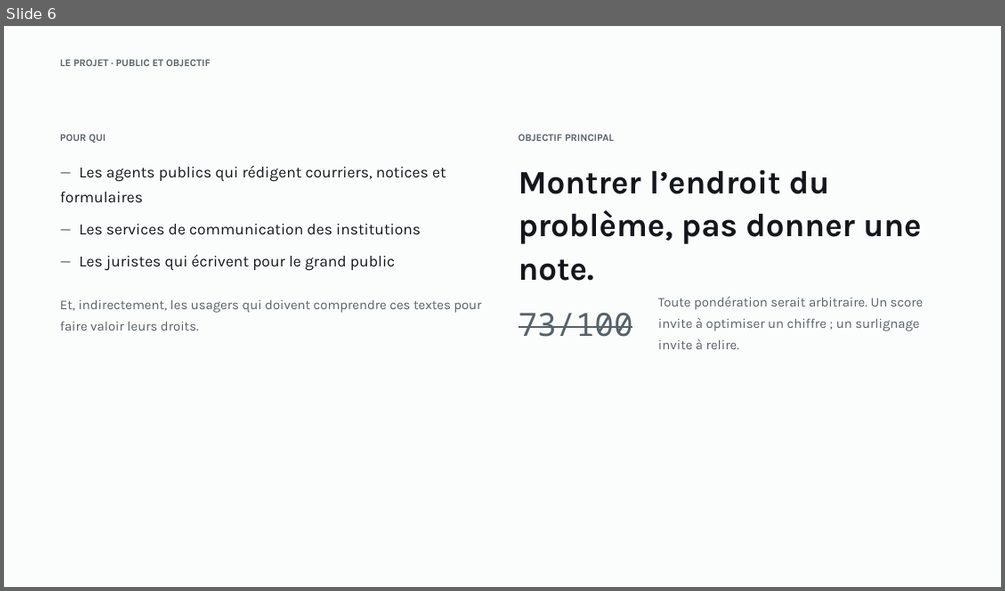
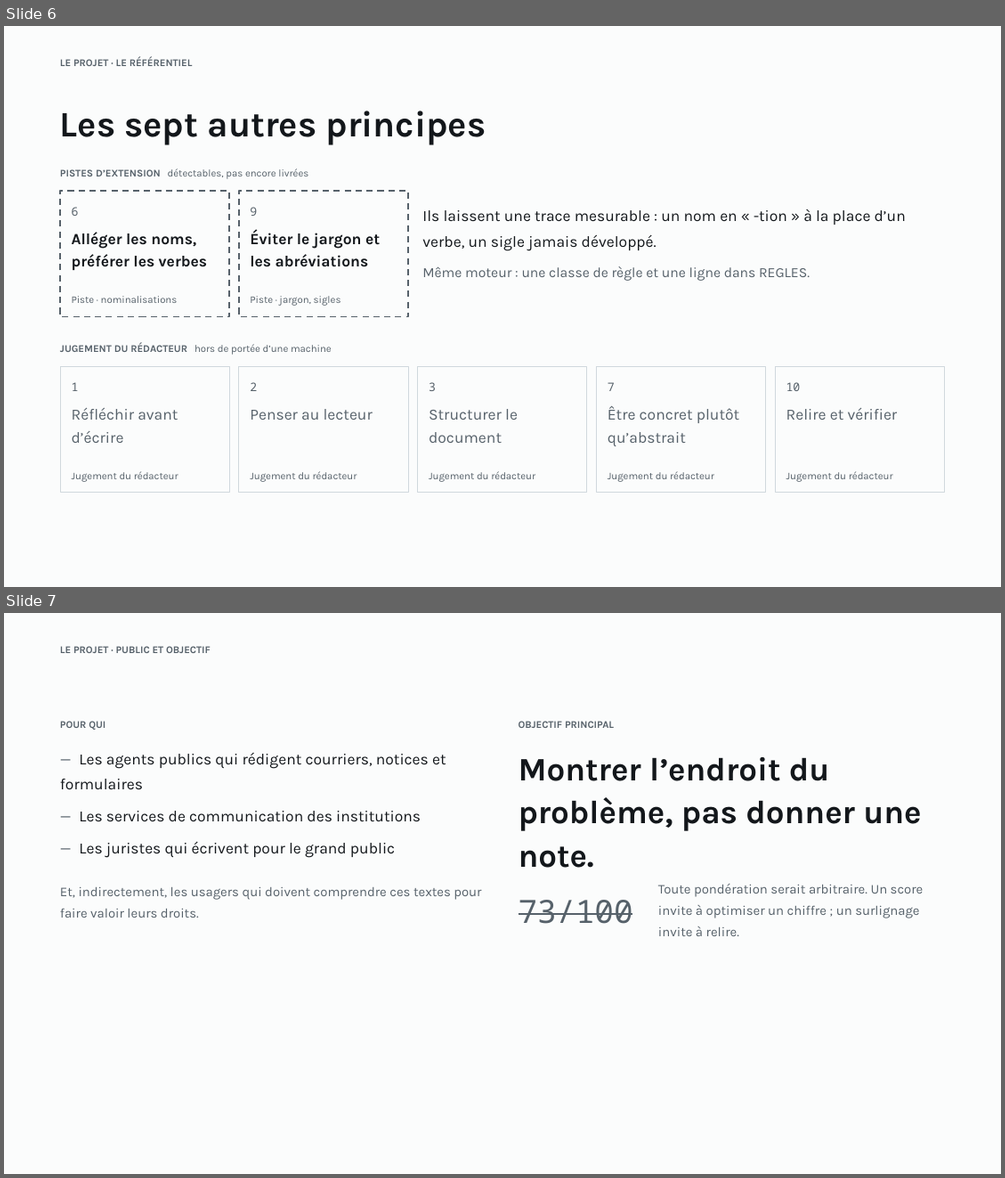
Before and after one commit to lhubeaux/final_project, a slide deck: docs/soutenance.pptx. Shown one above the other, each under a label of ours: slide 6 before the commit, slides 6 and 7 after it. The pictures are 1005x591 and 1005x1178 pixels, drawn with LibreOffice and Linux fonts; fonts in the diff are those of the drawing. Boxes give left, top, right and bottom in pixels: in the first picture for what was removed or moved away, otherwise in the second. Text is boxed around its words. In the diff, an @@ line names an element or a change of style, - is before the commit and + after.

```diff
--- a/docs/soutenance.pptx
+++ b/docs/soutenance.pptx
@@ slide 6 added at <box>4,26,1001,587</box>, background #FBFCFC @@
@@ text added at <box>60,57,193,66</box>, 9.8 pt, text #56616A, bold @@
+LE PROJET · LE RÉFÉRENTIEL
@@ text added at <box>60,111,485,145</box>, 34.5 pt, text #13171B, bold @@
+Les sept autres principes
@@ text added at <box>60,168,308,179</box>, 9.8 pt, text #56616A @@
+PISTES D’EXTENSION détectables, pas encore livrées
@@ rectangle added at <box>60,191,230,317</box>, outline #56616A 1.5 pt dashed @@
@@ text added at <box>72,207,207,270</box>, 15 pt, text #13171B, bold @@
+6
+Alléger les noms, préférer les verbes
@@ rectangle added at <box>239,191,409,317</box>, outline #56616A 1.5 pt dashed @@
@@ text added at <box>250,207,380,267</box>, 15 pt, text #13171B, bold @@
+9
+Éviter le jargon et les abréviations
@@ text added at <box>422,209,906,281</box>, 15 pt, text #13171B @@
+Ils laissent une trace mesurable : un nom en « -tion » à la place d’un verbe, un sigle jamais développé.
+Même moteur : une classe de règle et une ligne dans REGLES.
@@ text added at <box>72,296,178,303</box>, 9.8 pt, text #56616A @@
+Piste · nominalisations
@@ text added at <box>250,296,341,305</box>, 9.8 pt, text #56616A @@
+Piste · jargon, sigles
@@ text added at <box>60,343,332,354</box>, 9.8 pt, text #56616A @@
+JUGEMENT DU RÉDACTEUR hors de portée d’une machine
@@ rectangle added at <box>60,366,230,492</box>, outline #D0D8DD 0.75 pt @@
@@ rectangle added at <box>239,366,409,492</box>, outline #D0D8DD 0.75 pt @@
@@ rectangle added at <box>418,366,587,492</box>, outline #D0D8DD 0.75 pt @@
@@ rectangle added at <box>596,366,766,492</box>, outline #D0D8DD 0.75 pt @@
@@ rectangle added at <box>775,366,945,492</box>, outline #D0D8DD 0.75 pt @@
@@ text added at <box>72,382,178,443</box>, 15 pt, text #56616A @@
+1
+Réfléchir avant d’écrire
@@ text added at <box>250,382,372,419</box>, 15 pt, text #56616A @@
+2
+Penser au lecteur
@@ text added at <box>429,382,518,443</box>, 15 pt, text #56616A @@
+3
+Structurer le document
@@ text added at <box>607,382,739,446</box>, 15 pt, text #56616A @@
+7
+Être concret plutôt qu’abstrait
@@ text added at <box>786,382,898,419</box>, 15 pt, text #56616A @@
+10
+Relire et vérifier
@@ text added at <box>72,471,178,482</box>, 9.8 pt, text #56616A @@
+Jugement du rédacteur
@@ text added at <box>250,471,357,482</box>, 9.8 pt, text #56616A @@
+Jugement du rédacteur
@@ text added at <box>429,471,535,482</box>, 9.8 pt, text #56616A @@
+Jugement du rédacteur
@@ text added at <box>607,471,714,482</box>, 9.8 pt, text #56616A @@
+Jugement du rédacteur
@@ text added at <box>786,471,893,482</box>, 9.8 pt, text #56616A @@
+Jugement du rédacteur
@@ what was slide 6 is now slide 7 @@
```
Also in this commit, not shown: 9 slides changed, 1 other slide added, 2 slides removed, 1 other file.
